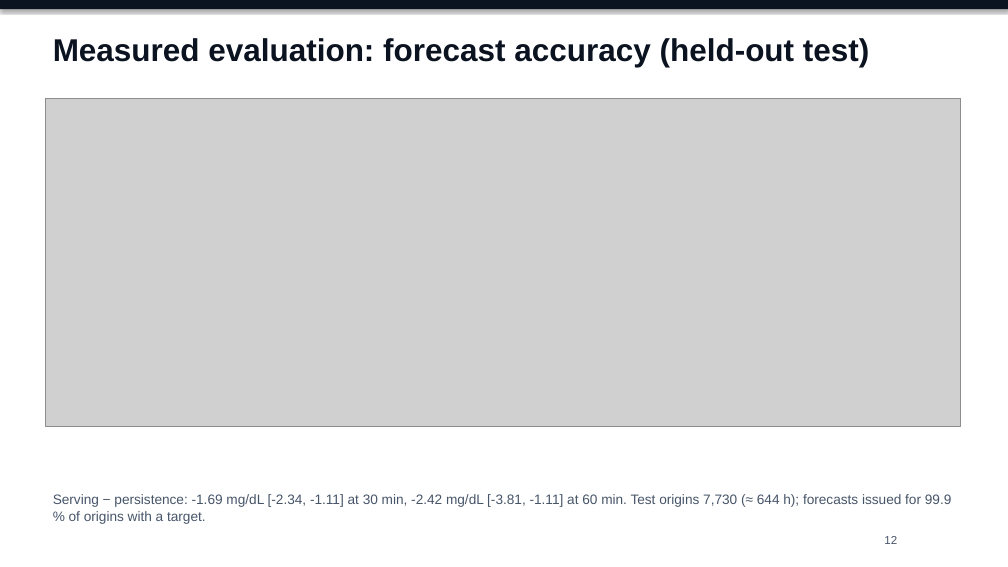
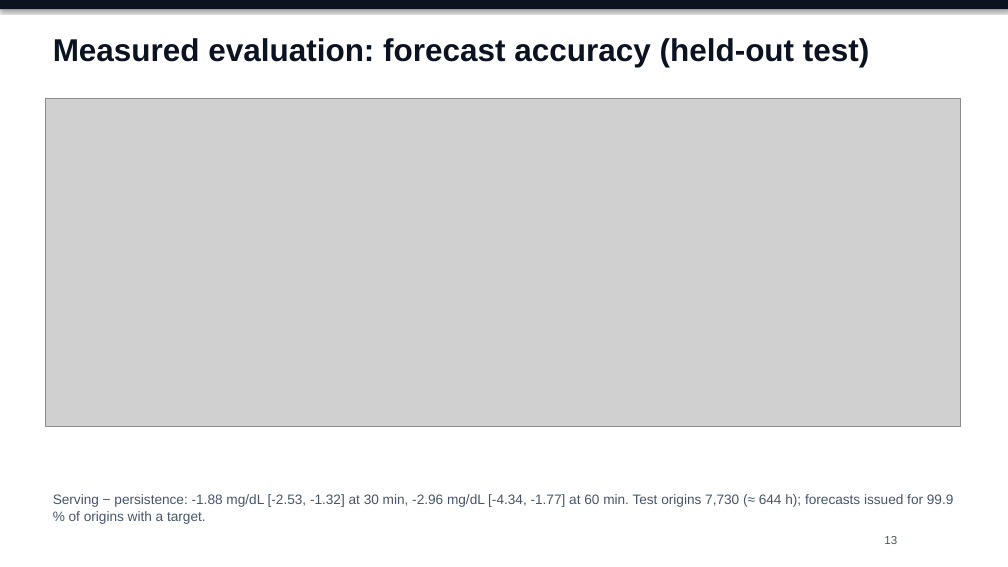
Before and after one commit to Avi36005/DigitalTwin-Challenge-Kryptonite, a slide deck: slide 13 of docs/submission/GlucoTwin_Presentation.pptx (slide 12 before the commit). Drawn at 1008x567 pixels with LibreOffice and Linux fonts; fonts in the diff are those of the drawing; grey boxes stand for pictures. Boxes give left, top, right and bottom in pixels: in the first picture for what was removed or moved away, otherwise in the second. Text is boxed around its words. In the diff, an @@ line names an element or a change of style, - is before the commit and + after.

```diff
--- a/docs/submission/GlucoTwin_Presentation.pptx
+++ b/docs/submission/GlucoTwin_Presentation.pptx
@@ text at bbox=[53, 494, 954, 524]: text changed @@
-Serving − persistence: -1.69 mg/dL [-2.34, -1.11] at 30 min, -2.42 mg/dL [-3.81, -1.11] at 60 min. Test origins 7,730 (≈ 644 h); forecasts issued for 99.9 % of origins with a target.
+Serving − persistence: -1.88 mg/dL [-2.53, -1.32] at 30 min, -2.96 mg/dL [-4.34, -1.77] at 60 min. Test origins 7,730 (≈ 644 h); forecasts issued for 99.9 % of origins with a target.
```
Also in this commit, not shown: 13 other slides changed, 1 slide added, 57 other files.
